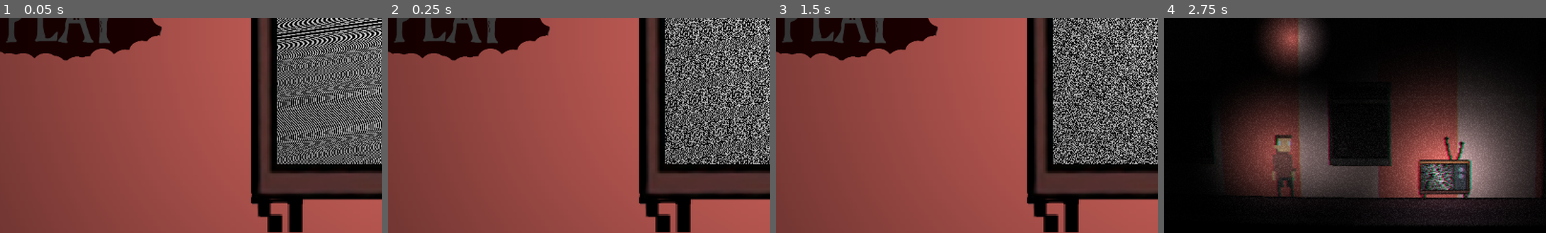
Above: before the commit, frames 1-4 (left to right).
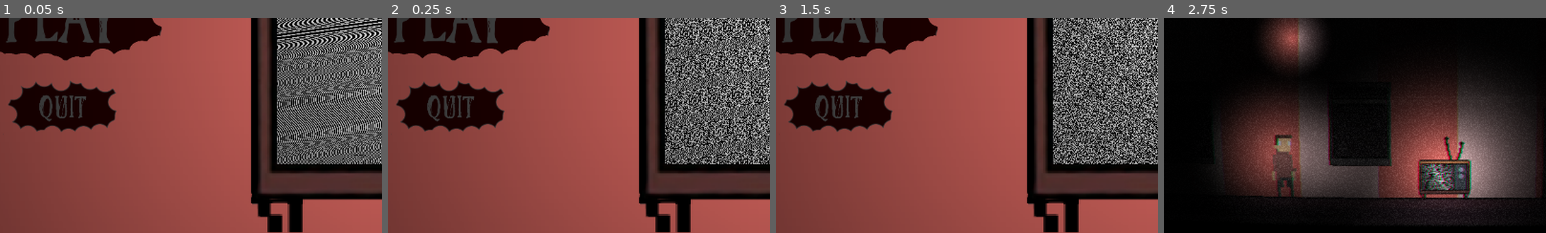
Above: after the commit, the same moments.

Repository: eyyronn/Yuhum
Game: Godot game, scene res://src/Menu/menu.tscn
The game is run twice, just before and just after one commit, with the same random seed, the same clock (stepped at 60 frames per second) and the same inputs.
Inputs (mouse positions are % of the whole screen's width and height, from its top left):
- Up to frame 1 (0.05 s): no input
- Up to frame 2 (0.25 s): no input
- Up to frame 3 (1.5 s): move the mouse to (21, 50) at 0.52 s; click (21, 50) at 0.6 s; click "MENU" at 1.25 s
- Up to frame 4 (2.75 s): move the mouse to (30, 55) at 2.02 s; click (30, 55) at 2.1 s
The pictures show only the part of the screen within x 13-63%, y 50-100%; the shares and areas given below are measured in that part.

The runs differ from the first frame. In frame 1, 4.8% of the frame differs, in the area x 2-31%, y 29-53%; in frame 2, 4.8%; in frame 3, 4.8%; in frame 4, nothing differs.

Commit message:
Add "QUIT" Button on Main Menu

Diff:
--- a/src/Menu/menu.gd
+++ b/src/Menu/menu.gd
@@ -16,3 +16,16 @@
 func _on_area_2d_input_event(viewport, event, shape_idx):
 	if Input.is_action_just_pressed("left_click"):
 		get_tree().change_scene_to_file("res://src/room.tscn")
+
+
+func _on_area_2d_2_mouse_entered():
+	mouse_in_area = true
+	get_node('Area2D2/CollisionShape2D/AnimationPlayer2').play("Pop")
+
+func _on_area_2d_2_mouse_exited():
+	mouse_in_area = false
+	get_node('Area2D2/CollisionShape2D/AnimationPlayer2').play("Retract")
+
+func _on_area_2d_2_input_event(viewport, event, shape_idx):
+	if Input.is_action_just_pressed("left_click"):
+		get_tree().quit()
--- a/src/Menu/menu.tscn
+++ b/src/Menu/menu.tscn
@@ -7,8 +7,9 @@
 [ext_resource type="Texture2D" uid="uid://bg4k5tn4k7r37" path="res://Assets/Objects/tv.png" id="3_vhy0u"]
 [ext_resource type="AudioStream" uid="uid://6j1o7vxlp5qv" path="res://Assets/Background/35291__jace__continuous-static.wav" id="4_84wh2"]
 [ext_resource type="Shader" path="res://src/Environment/Interactive/static.gdshader" id="5_ocv3l"]
+[ext_resource type="Texture2D" uid="uid://bqoq0e7frhe6h" path="res://Assets/QUIT_BUTTON.png" id="8_36vc8"]
 [ext_resource type="Texture2D" uid="uid://b2k0jly80j8ff" path="res://Assets/Objects/Menu_Objects/signboard.png" id="8_bsca3"]
-[ext_resource type="Texture2D" uid="uid://c8mw80ovgynak" path="res://Assets/YUHUM-removebg-preview.png" id="9_ftrwp"]
+[ext_resource type="Texture2D" uid="uid://c8mw80ovgynak" path="res://Assets/YUHUM.png" id="10_7cgei"]
 
 [sub_resource type="TileSetAtlasSource" id="TileSetAtlasSource_ocglv"]
 texture = ExtResource("2_7llur")
@@ -164,6 +165,9 @@
 "Retract": SubResource("Animation_on7oh")
 }
 
+[sub_resource type="RectangleShape2D" id="RectangleShape2D_0rnig"]
+size = Vector2(251, 86)
+
 [sub_resource type="Gradient" id="Gradient_hc08n"]
 colors = PackedColorArray(1, 1, 1, 1, 0, 0, 0, 1)
 
@@ -256,6 +260,22 @@
 "": SubResource("AnimationLibrary_amgr0")
 }
 
+[node name="Area2D2" type="Area2D" parent="."]
+
+[node name="CollisionShape2D" type="CollisionShape2D" parent="Area2D2"]
+position = Vector2(246, 458)
+shape = SubResource("RectangleShape2D_0rnig")
+
+[node name="Sprite2D" type="Sprite2D" parent="Area2D2/CollisionShape2D"]
+modulate = Color(0.513726, 0.513726, 0.513726, 1)
+scale = Vector2(0.251061, 0.239377)
+texture = ExtResource("8_36vc8")
+
+[node name="AnimationPlayer2" type="AnimationPlayer" parent="Area2D2/CollisionShape2D"]
+libraries = {
+"": SubResource("AnimationLibrary_amgr0")
+}
+
 [node name="DirectionalLight2D" type="DirectionalLight2D" parent="."]
 blend_mode = 1
 
@@ -268,7 +288,7 @@
 [node name="Yuhum-removebg-preview" type="Sprite2D" parent="."]
 position = Vector2(247.5, 129.5)
 scale = Vector2(0.60396, 0.552408)
-texture = ExtResource("9_ftrwp")
+texture = ExtResource("10_7cgei")
 
 [node name="PointLight2D" type="PointLight2D" parent="Yuhum-removebg-preview"]
 position = Vector2(-7.45081, -6.3359)
@@ -278,3 +298,6 @@
 [connection signal="input_event" from="Area2D" to="." method="_on_area_2d_input_event"]
 [connection signal="mouse_entered" from="Area2D" to="." method="_on_area_2d_mouse_entered"]
 [connection signal="mouse_exited" from="Area2D" to="." method="_on_area_2d_mouse_exited"]
+[connection signal="input_event" from="Area2D2" to="." method="_on_area_2d_2_input_event"]
+[connection signal="mouse_entered" from="Area2D2" to="." method="_on_area_2d_2_mouse_entered"]
+[connection signal="mouse_exited" from="Area2D2" to="." method="_on_area_2d_2_mouse_exited"]
Binary file added: Assets/QUIT_BUTTON.png
Not shown, added: Assets/QUIT_BUTTON.png.import
Renamed: Assets/YUHUM-removebg-preview.png -> Assets/YUHUM.png
Not shown, changed: Assets/YUHUM.png.import
Not shown: 1 places in src/Menu/menu.tscn that only renumber resources
